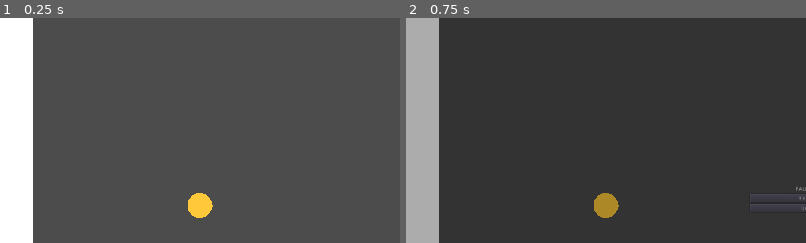
Above: before the commit, frames 1-2 (left to right).
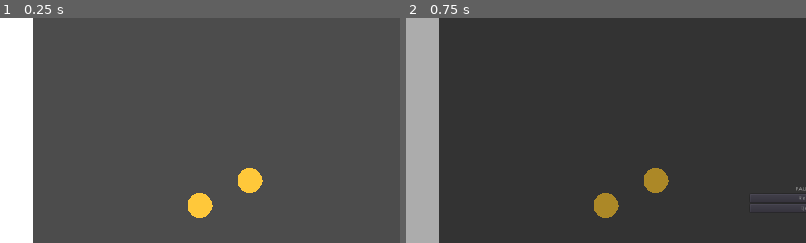
Above: after the commit, the same moments.

Repository: gdquest-demos/godot-3-beginner-2d-platformer
Game: Godot game, scene res://src/Game.tscn
Same seed, same stepped clock (60 frames per second), same inputs: the game is played once before the commit and once after it.
Inputs:
- Up to frame 1 (0.25 s): no input
- Up to frame 2 (0.75 s): tap Enter (pause) at 0.5 s; hold D (move_right) from 0.53 s (still down)
The pictures show only the part of the screen within x 0-50%, y 0-50%; the shares and areas given below are measured in that part.

The runs differ from the first frame. In frame 1, 0.5% of the frame differs, in the area x 59-66%, y 66-78%; in frame 2, 0.5%.

Commit message:
Add another coin

Diff:
--- a/game/src/levels/Level.tscn
+++ b/game/src/levels/Level.tscn
@@ -29,6 +29,9 @@
 [node name="Coin" parent="Coins" instance=ExtResource( 4 )]
 position = Vector2( 480, 450 )
 
+[node name="Coin2" parent="Coins" instance=ExtResource( 4 )]
+position = Vector2( 600, 390 )
+
 [node name="Enemies" type="Node2D" parent="."]
 
 [node name="Enemy" parent="Enemies" instance=ExtResource( 5 )]
